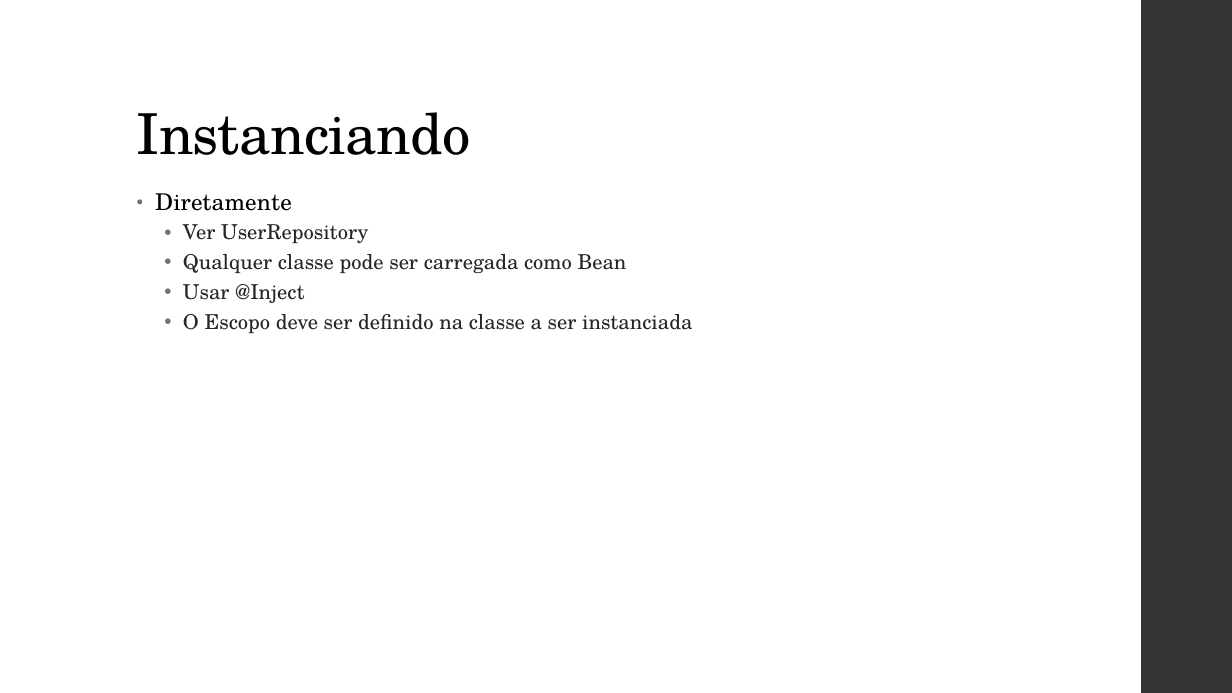
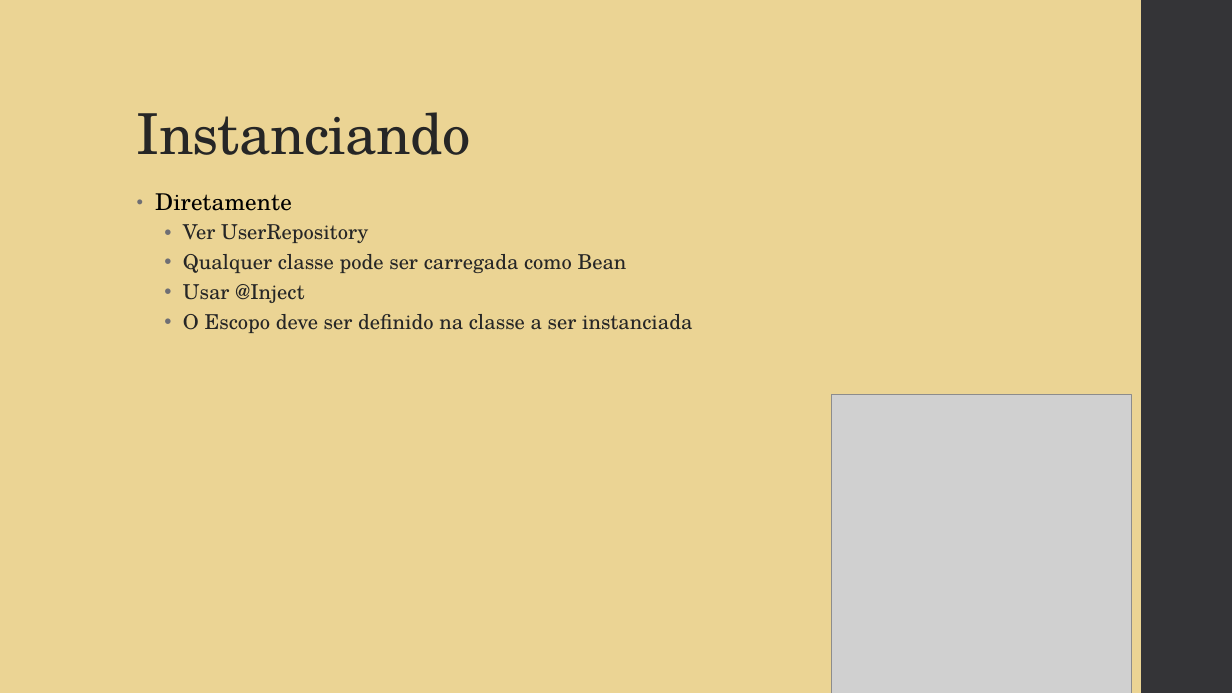
Before and after one commit to vepo/cdi-tutorial, a slide deck: slide 18 of resource/Java CDI.pptx (slide 17 before the commit). Drawn at 1232x693 pixels with LibreOffice and Linux fonts; fonts in the diff are those of the drawing; grey boxes stand for pictures. Boxes give left, top, right and bottom in pixels: in the first picture for what was removed or moved away, otherwise in the second. Text is boxed around its words. In the diff, an @@ line names an element or a change of style, - is before the commit and + after.

```diff
--- a/resource/Java CDI.pptx
+++ b/resource/Java CDI.pptx
@@ background #FFFFFF to #EBD494 @@
@@ title "Instanciando" at (x1=137, y1=112, x2=471, y2=155): text colour #000000 to #262626 @@
@@ picture added at (x1=832, y1=395, x2=1131, y2=693) @@
```
Also in this commit, not shown: 23 other slides changed, 4 slides added, 6 other files.
